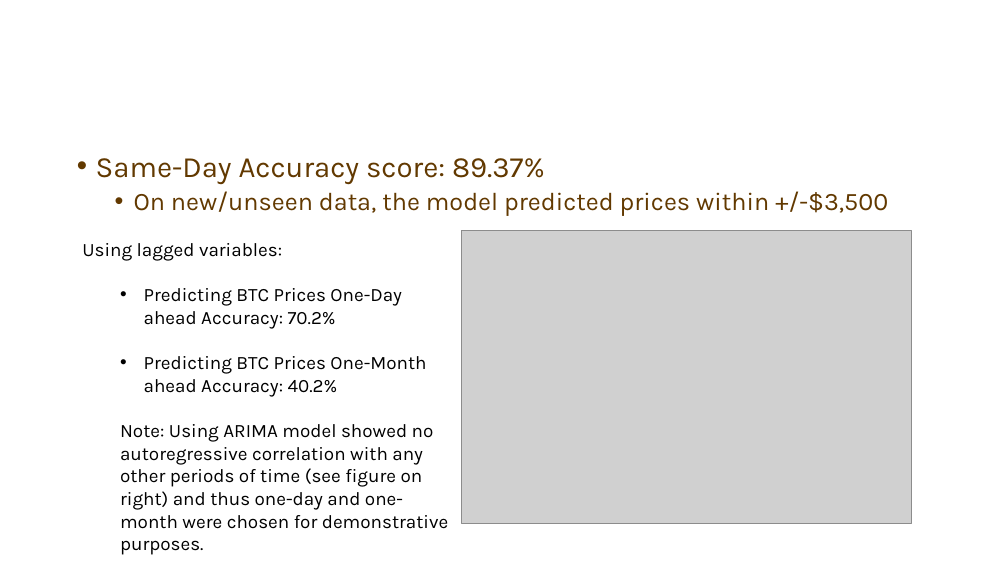
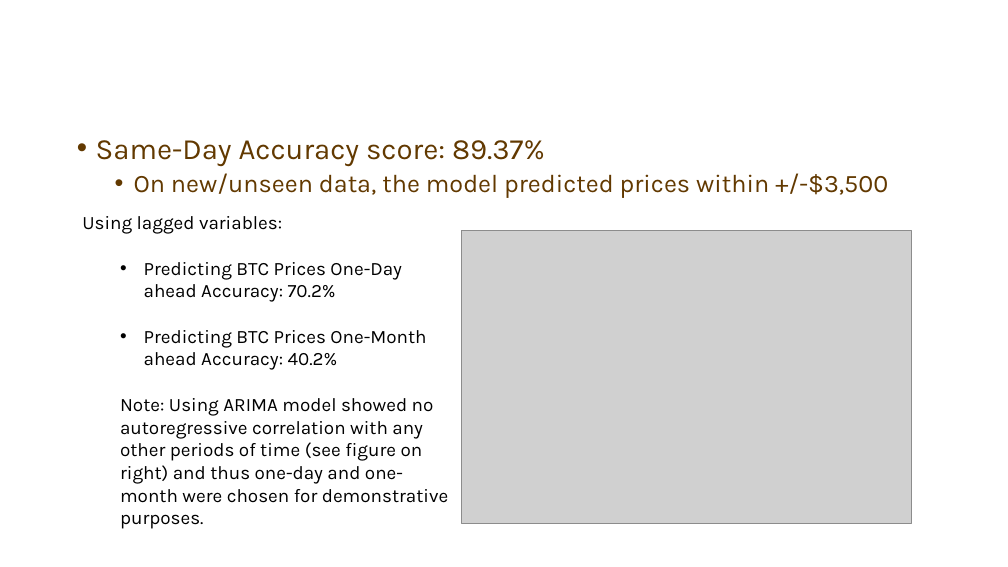
Before and after one commit to thegarrickchu/Springboard-Bitcoin_Digital_Gold_Rush-Capstone-1-Project-, a slide deck: slide 28 of Capstone_Project_1_Deck_v2.pptx. Drawn at 1008x567 pixels with LibreOffice and Linux fonts; fonts in the diff are those of the drawing; grey boxes stand for pictures; background and template pictures are left out. Boxes give left, top, right and bottom in pixels: in the first picture for what was removed or moved away, otherwise in the second. Text is boxed around its words. In the diff, an @@ line names an element or a change of style, - is before the commit and + after.

```diff
--- a/Capstone_Project_1_Deck_v2.pptx
+++ b/Capstone_Project_1_Deck_v2.pptx
@@ title "Linear Regression Model Results": place and size @@
-title "Linear Regression Model Results" at [70,30,939,140]
+title "Linear Regression Model Results" at [70,20,939,129]
@@ text "Same-Day Accuracy score: 89.37%": place and size @@
-text "Same-Day Accuracy score: 89.37%" at [96,158,888,216]
+text "Same-Day Accuracy score: 89.37%" at [96,140,888,198]
@@ text "Using lagged variables:": place and size @@
-text "Using lagged variables:" at [82,243,448,555]
+text "Using lagged variables:" at [82,216,448,529]
```
Also in this commit, not shown: 6 other slides changed, 1 other file.
